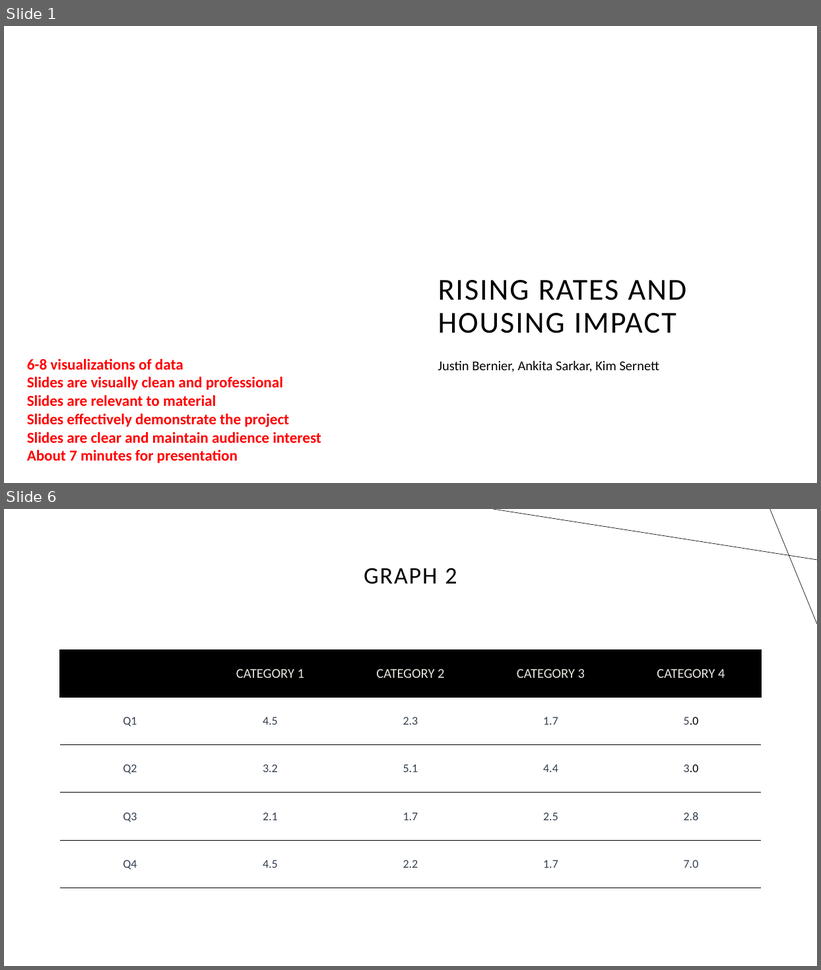
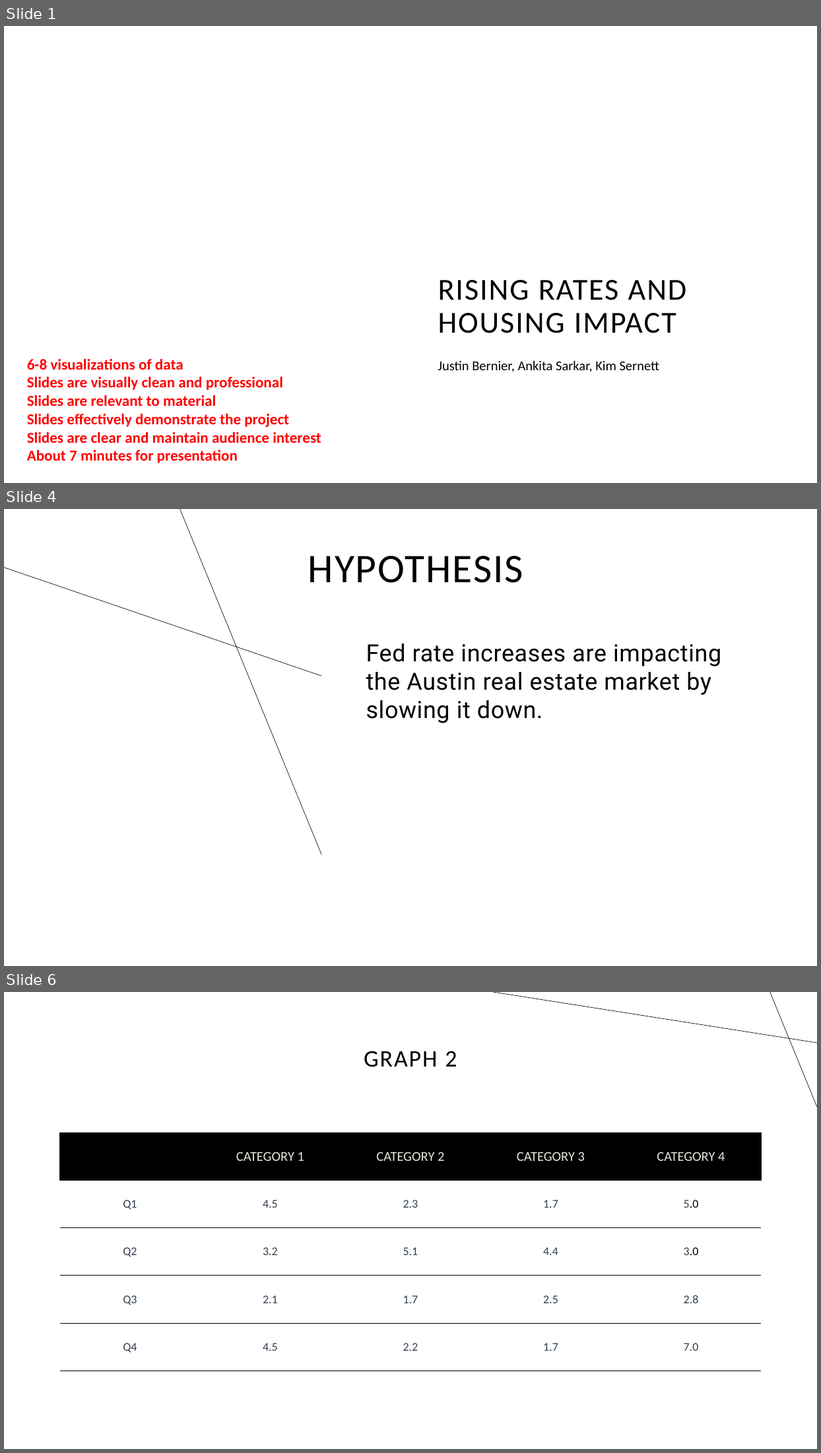
Before and after one commit to zarbin/UTA_Project-1, a slide deck: Presentation/slide_deck.pptx. Shown one above the other, each under a label of ours: slides 1 and 6 before the commit, slides 1, 4 and 6 after it; the slides between them are not shown. The pictures are 821x970 and 821x1453 pixels, drawn with LibreOffice and Linux fonts; fonts in the diff are those of the drawing; background and template pictures are left out. Boxes give left, top, right and bottom in pixels: in the first picture for what was removed or moved away, otherwise in the second. Text is boxed around its words. In the diff, an @@ line names an element or a change of style, - is before the commit and + after.

```diff
--- a/Presentation/slide_deck.pptx
+++ b/Presentation/slide_deck.pptx
@@ slide 4 added at bbox=[4, 509, 817, 966], background #FFFFFF @@
@@ line added from (322, 855) to (180, 509), #000000 0.5 pt @@
@@ line added from (322, 676) to (4, 568), #000000 0.5 pt @@
@@ title added at bbox=[308, 556, 523, 583], 48 pt, text #000000 @@
+HYPOTHESIS
@@ text added at bbox=[366, 644, 721, 723], 28 pt, text #000000 @@
+Fed rate increases are impacting the Austin real estate market by slowing it down.
```
Also in this commit, not shown: 1 slide changed, 2 other slides added, 3 slides removed.
